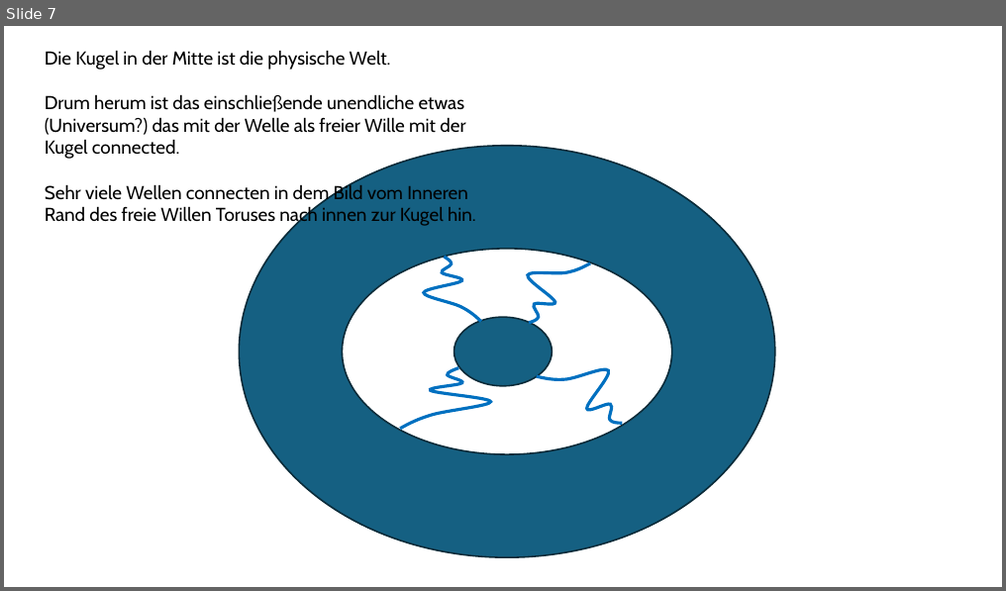
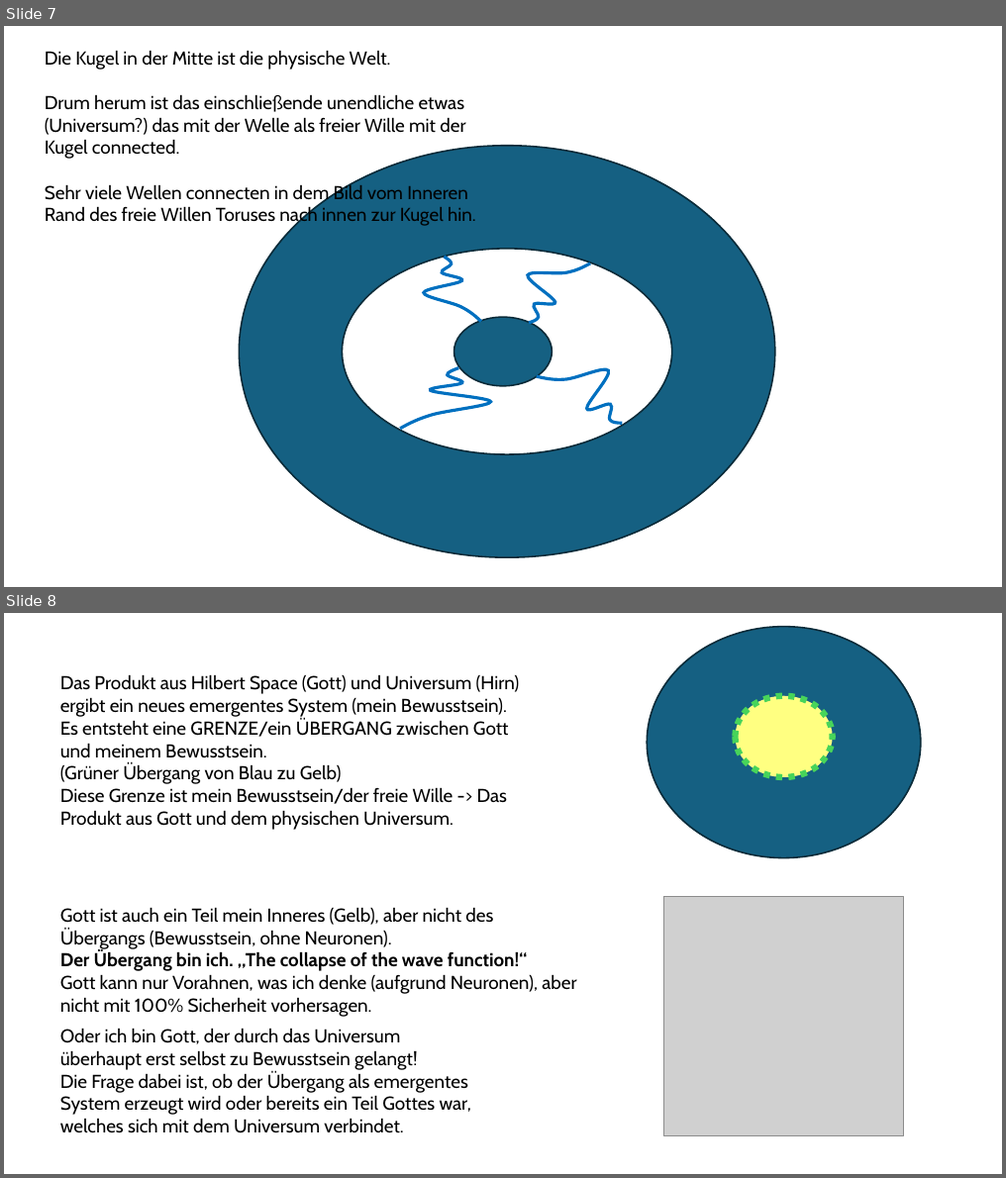
Before and after one commit to TripBuddy81/TripBuddy, a slide deck: media/ideas/Alpha and Omega.pptx. Shown one above the other, each under a label of ours: slide 7 before the commit, slides 7 and 8 after it. The pictures are 1006x591 and 1006x1178 pixels, drawn with LibreOffice and Linux fonts; fonts in the diff are those of the drawing; grey boxes stand for pictures. Boxes give left, top, right and bottom in pixels: in the first picture for what was removed or moved away, otherwise in the second. Text is boxed around its words. In the diff, an @@ line names an element or a change of style, - is before the commit and + after.

Commit message:
wip

```diff
--- a/media/ideas/Alpha and Omega.pptx
+++ b/media/ideas/Alpha and Omega.pptx
@@ slide 8 added at bbox=[4, 613, 1002, 1174], background #FFFFFF @@
@@ ellipse added at bbox=[648, 627, 921, 858], fill #156082, outline #092A39 1.5 pt @@
@@ text added at bbox=[60, 674, 520, 830], 18 pt, text #000000 @@
+Das Produkt aus Hilbert Space (Gott) und Universum (Hirn) ergibt ein neues emergentes System (mein Bewusstsein).
+Es entsteht eine GRENZE/ein ÜBERGANG zwischen Gott und meinem Bewusstsein.
+(Grüner Übergang von Blau zu Gelb)
+Diese Grenze ist mein Bewusstsein/der freie Wille -> Das Produkt aus Gott und dem physischen Universum.
@@ ellipse added at bbox=[736, 696, 833, 777], fill #FFFF81, outline #47D45A 6 pt dashed @@
@@ text added at bbox=[60, 907, 576, 1017], 18 pt, text #000000 @@
+Gott ist auch ein Teil mein Inneres (Gelb), aber nicht des Übergangs (Bewusstsein, ohne Neuronen).
+Der Übergang bin ich. „The collapse of the wave function!“
+Gott kann nur Vorahnen, was ich denke (aufgrund Neuronen), aber nicht mit 100% Sicherheit vorhersagen.
@@ picture added at bbox=[664, 897, 904, 1137] @@
@@ text added at bbox=[60, 1028, 471, 1134], 18 pt, text #000000 @@
+Oder ich bin Gott, der durch das Universum überhaupt erst selbst zu Bewusstsein gelangt!
+Die Frage dabei ist, ob der Übergang als emergentes System erzeugt wird oder bereits ein Teil Gottes war, welches sich mit dem Universum verbindet.
```
